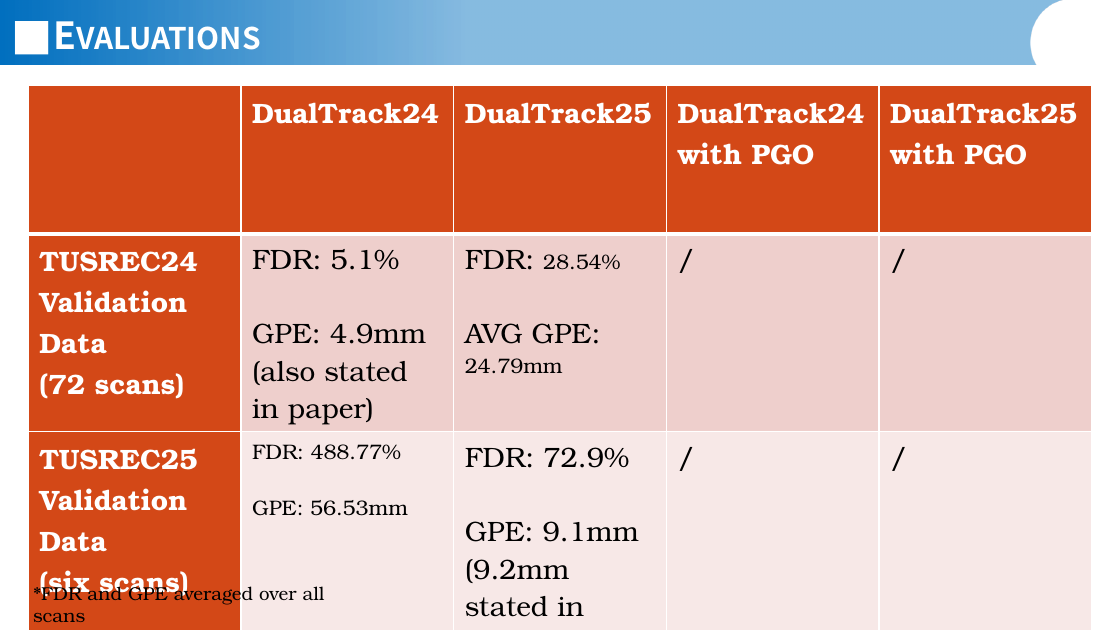
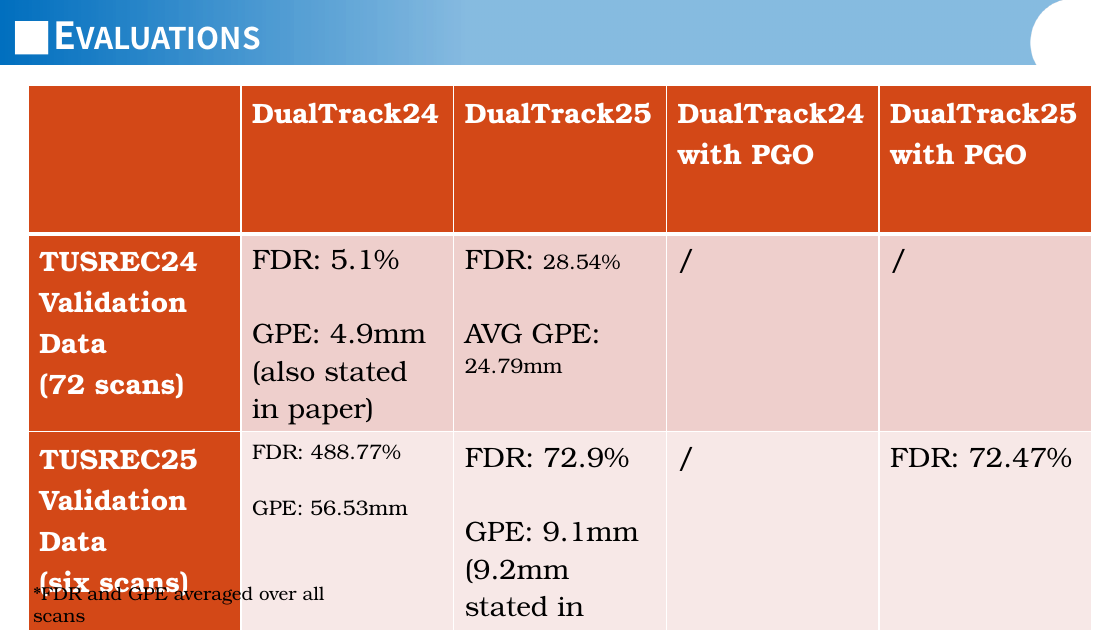
Before and after one commit to JannisIwate/DualTrack, a slide deck: slide 6 of documents/presentations/Jannis_Meyer_Presentation_01_06_2026.pptx (slide 5 before the commit). Drawn at 1120x630 pixels with LibreOffice and Linux fonts; fonts in the diff are those of the drawing; background and template pictures are left out. Boxes give left, top, right and bottom in pixels: in the first picture for what was removed or moved away, otherwise in the second. Text is boxed around its words. In the diff, an @@ line names an element or a change of style, - is before the commit and + after.

```diff
--- a/documents/presentations/Jannis_Meyer_Presentation_01_06_2026.pptx
+++ b/documents/presentations/Jannis_Meyer_Presentation_01_06_2026.pptx
@@ table at (x1=28, y1=86, x2=1092, y2=621) @@
-row 3, column 5: /
+row 3, column 5: FDR: 72.47%
```
Also in this commit, not shown: 2 other slides changed, 1 slide added, 4 other files.
